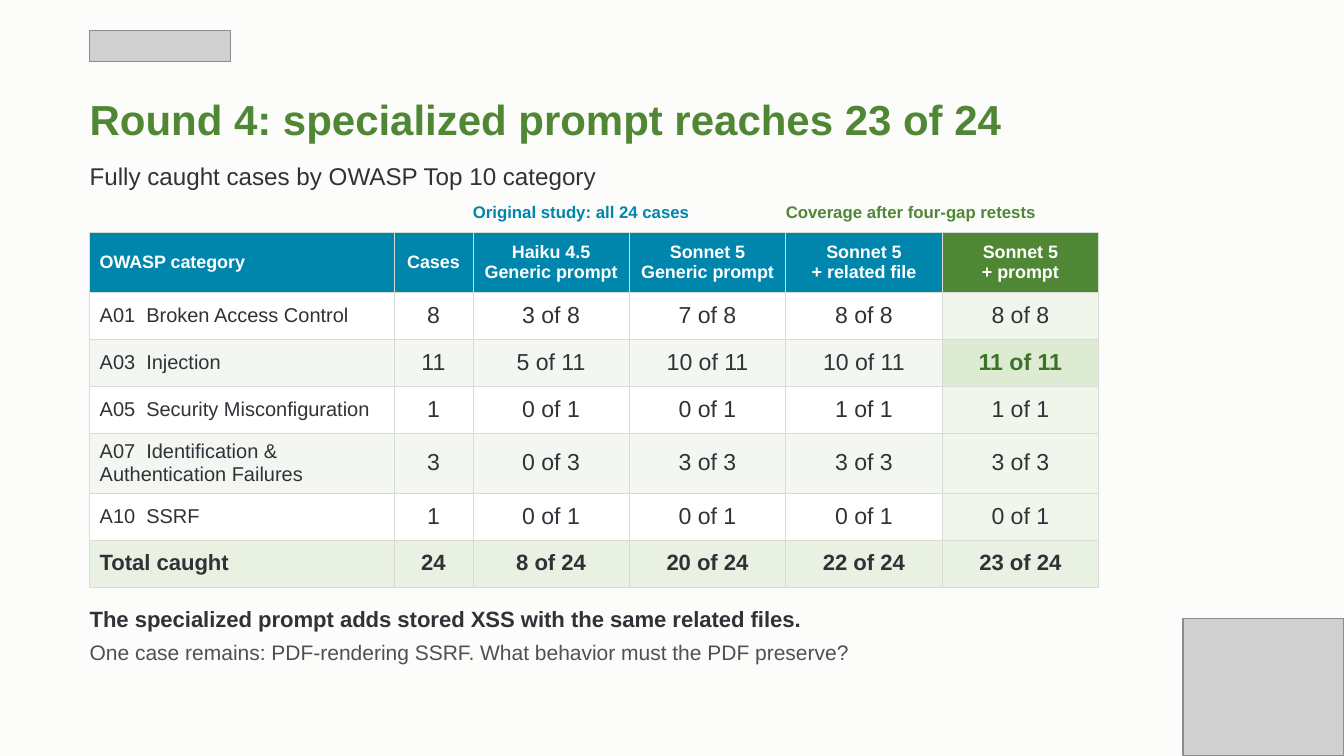
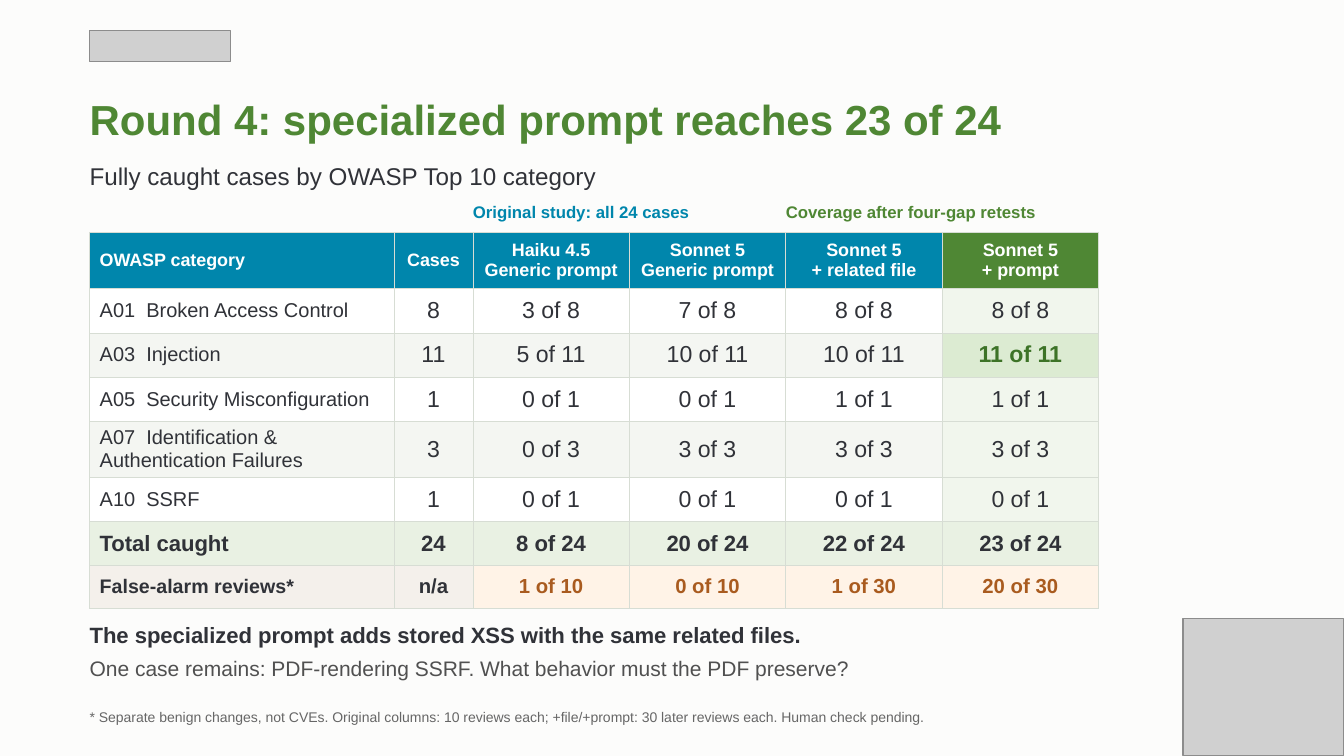
Before and after one commit to stperic/who-writes-who-finds, a slide deck: slide 16 of presentation/Who_Writes_the_Bug.pptx. Drawn at 1344x756 pixels with LibreOffice and Linux fonts; fonts in the diff are those of the drawing; grey boxes stand for pictures. Boxes give left, top, right and bottom in pixels: in the first picture for what was removed or moved away, otherwise in the second. Text is boxed around its words. In the diff, an @@ line names an element or a change of style, - is before the commit and + after.

Commit message:
Add benign-control false alarms to round tables

```diff
--- a/presentation/Who_Writes_the_Bug.pptx
+++ b/presentation/Who_Writes_the_Bug.pptx
@@ table at (90, 232, 1098, 608) @@
+row 8: False-alarm reviews* | n/a | 1 of 10 | 0 of 10 | 1 of 30 | 20 of 30
@@ text "The specialized prompt adds stored ...": place and size @@
-text "The specialized prompt adds stored ..." at (90, 611, 801, 632)
+text "The specialized prompt adds stored ..." at (90, 627, 801, 648)
@@ text "One case remains: PDF-rendering SSRF. ...": place and size @@
-text "One case remains: PDF-rendering SSRF. ..." at (90, 645, 848, 664)
+text "One case remains: PDF-rendering SSRF. ..." at (90, 661, 848, 680)
@@ text added at (99, 712, 925, 725), 10 pt, text #666666 @@
+* Separate benign changes, not CVEs. Original columns: 10 reviews each; +file/+prompt: 30 later reviews each. Human check pending.
```
Also in this commit, not shown: 9 other slides changed, 1 other file.
